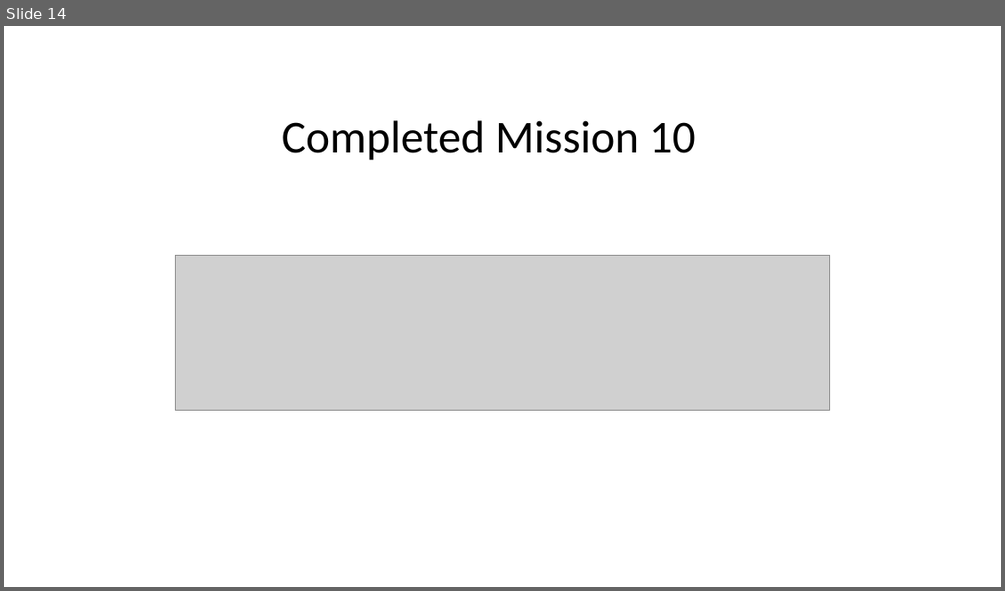
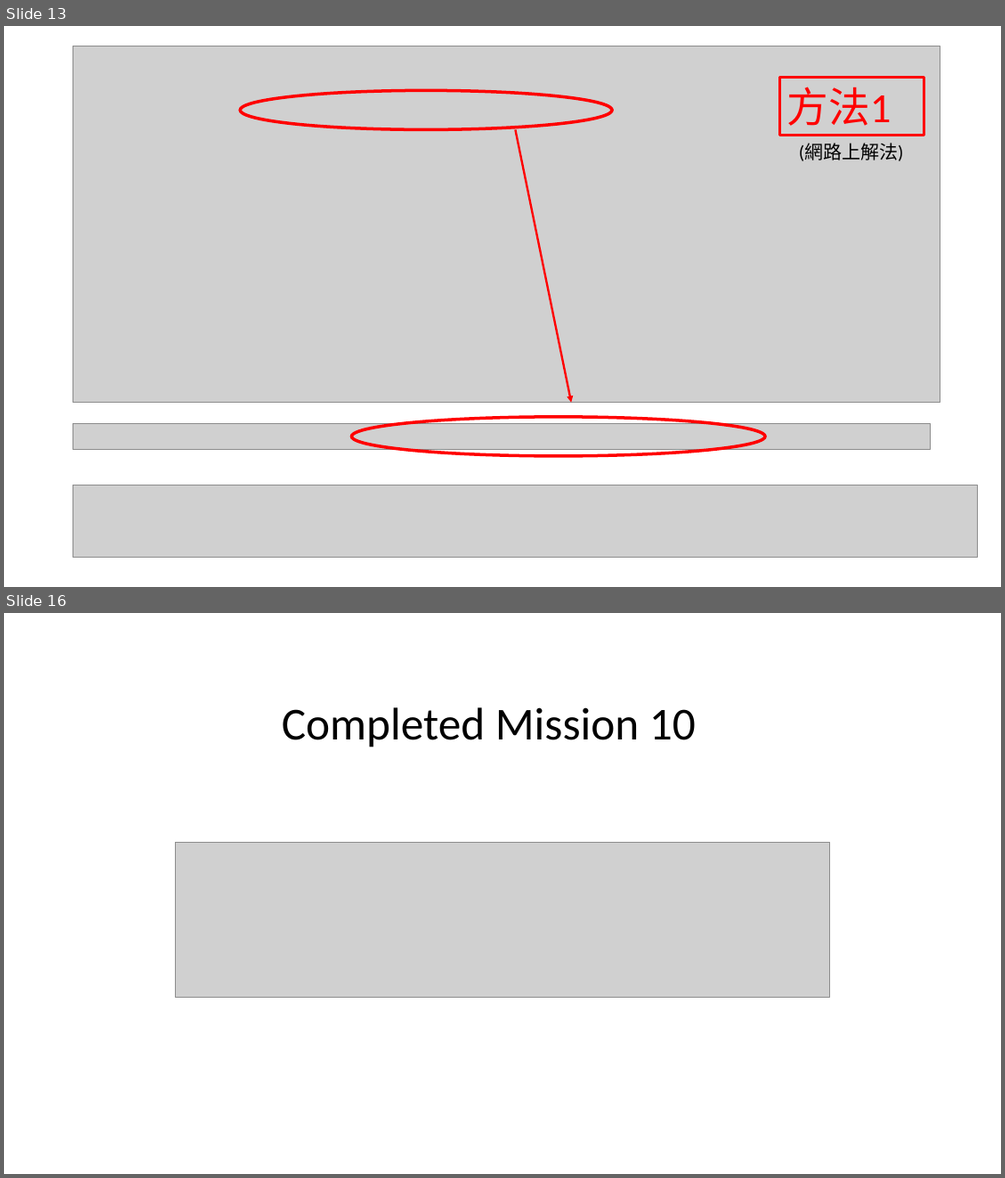
Before and after one commit to cislab-ntut/HackThisSite_Project3_Team4, a slide deck: hackthissite-realistic 10.pptx. Shown one above the other, each under a label of ours: slide 14 before the commit, slides 13 and 16 after it; the slides between them are not shown. The pictures are 1005x591 and 1005x1178 pixels, drawn with LibreOffice and Linux fonts; fonts in the diff are those of the drawing; grey boxes stand for pictures. Boxes give left, top, right and bottom in pixels: in the first picture for what was removed or moved away, otherwise in the second. Text is boxed around its words. In the diff, an @@ line names an element or a change of style, - is before the commit and + after.

```diff
--- a/hackthissite-realistic 10.pptx
+++ b/hackthissite-realistic 10.pptx
@@ slide 13 added at [4,26,1001,587], background #FFFFFF @@
@@ picture added at [73,46,940,402] @@
@@ rectangle added at [779,77,923,135], outline #FF0000 3 pt, 40 pt, text #FF0000 @@
+方法1
@@ ellipse added at [241,90,612,129], outline #FF0000 3 pt @@
@@ arrow added from (516, 130) to (572, 402), #FF0000 2 pt @@
@@ text added at [799,143,904,161], 18 pt, text #000000 @@
+(網路上解法)
@@ picture added at [73,424,930,450] @@
@@ ellipse added at [352,417,765,455], outline #FF0000 3 pt @@
@@ picture added at [73,484,978,557] @@
@@ what was slide 14 is now slide 16 @@
```
Also in this commit, not shown: 1 slide changed, 2 other slides added, 1 slide removed.
